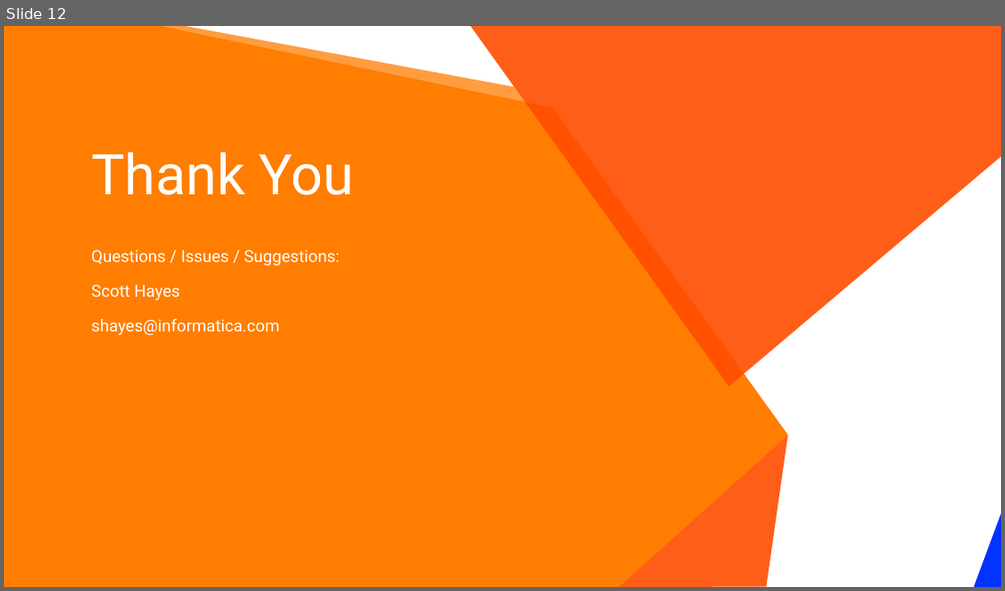
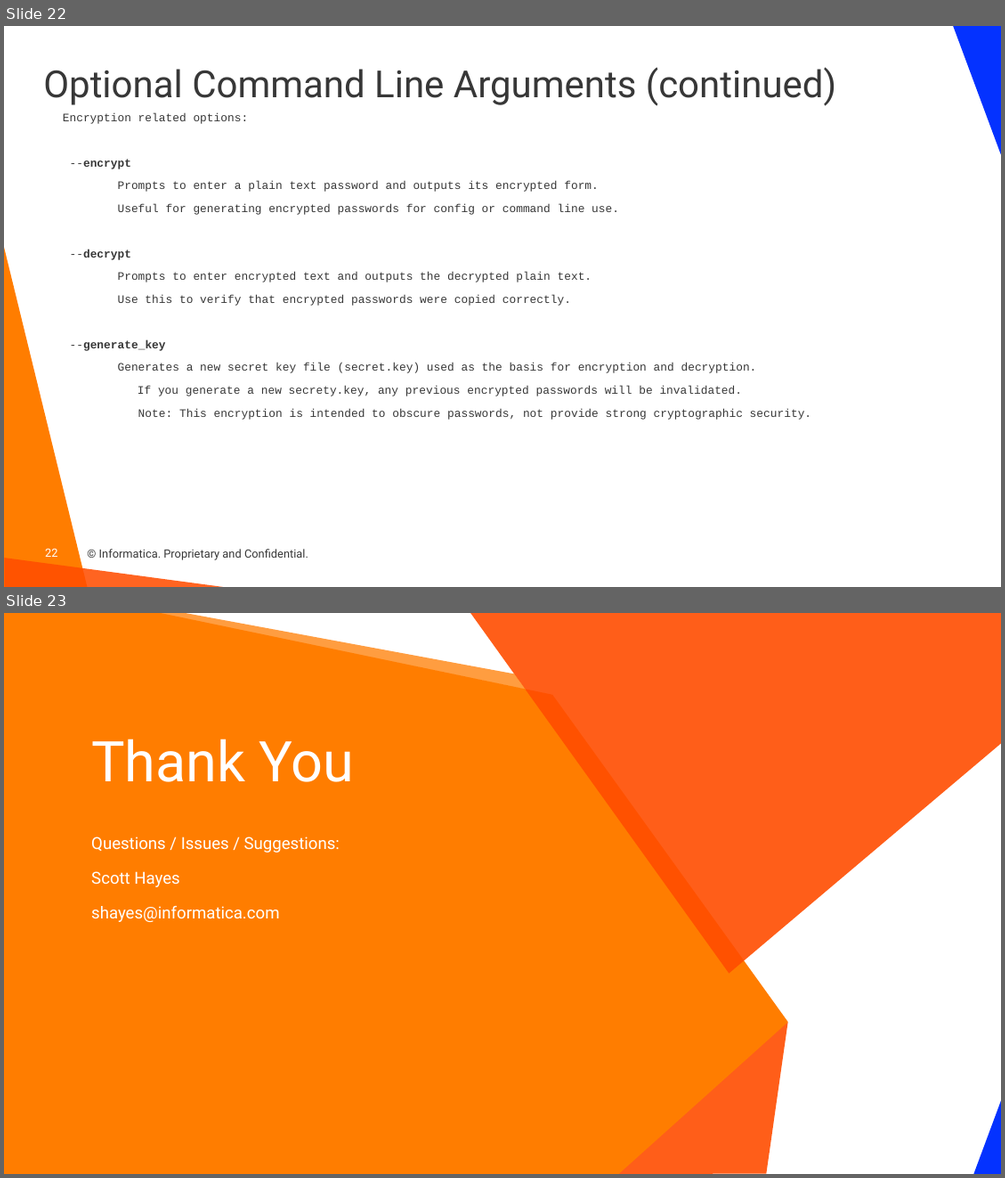
Before and after one commit to haystraw/Informatica_Databricks_Tag_Writer, a slide deck: CDGC Databricks Tag Writer.pptx. Shown one above the other, each under a label of ours: slide 12 before the commit, slides 22 and 23 after it. The pictures are 1005x591 and 1005x1178 pixels, drawn with LibreOffice and Linux fonts; fonts in the diff are those of the drawing; background and template pictures are left out. Boxes give left, top, right and bottom in pixels: in the first picture for what was removed or moved away, otherwise in the second. Text is boxed around its words. In the diff, an @@ line names an element or a change of style, - is before the commit and + after.

Commit message:
v20250709 Added pagination to searches to large environments Moved config parameters to config file, and added ability to override using command line parameters

```diff
--- a/CDGC Databricks Tag Writer.pptx
+++ b/CDGC Databricks Tag Writer.pptx
@@ slide 22 added at bbox=[4, 26, 1001, 587], background #FFFFFF @@
@@ right triangle added at bbox=[953, 26, 1001, 155], fill #0432FF @@
@@ title added at bbox=[43, 67, 836, 106], 36 pt, text #373737 @@
+Optional Command Line Arguments (continued)
@@ text added at bbox=[63, 112, 811, 419], 11 pt, text #373737 @@
+Encryption related options:
+--encrypt
+Prompts to enter a plain text password and outputs its encrypted form.
+Useful for generating encrypted passwords for config or command line use.
+--decrypt
+Prompts to enter encrypted text and outputs the decrypted plain text.
+Use this to verify that encrypted passwords were copied correctly.
+--generate_key
+Generates a new secret key file (secret.key) used as the basis for encryption and decryption.
+If you generate a new secrety.key, any previous encrypted passwords will be invalidated.
+Note: This encryption is intended to obscure passwords, not provide strong cryptographic security.
@@ right triangle added at bbox=[4, 246, 88, 587], fill #FF7D00 @@
@@ right triangle added at bbox=[4, 557, 223, 587], fill #FF4D00 at 87% opacity @@
@@ page number added at bbox=[45, 548, 57, 556], 11 pt, text #FFFFFF @@
+22
@@ text added at bbox=[99, 548, 308, 560], 11 pt, text #373737 @@
+© Informatica. Proprietary and Confidential.
@@ what was slide 12 is now slide 23 @@
```
Also in this commit, not shown: 6 slides changed, 10 other slides added, 7 other files.
